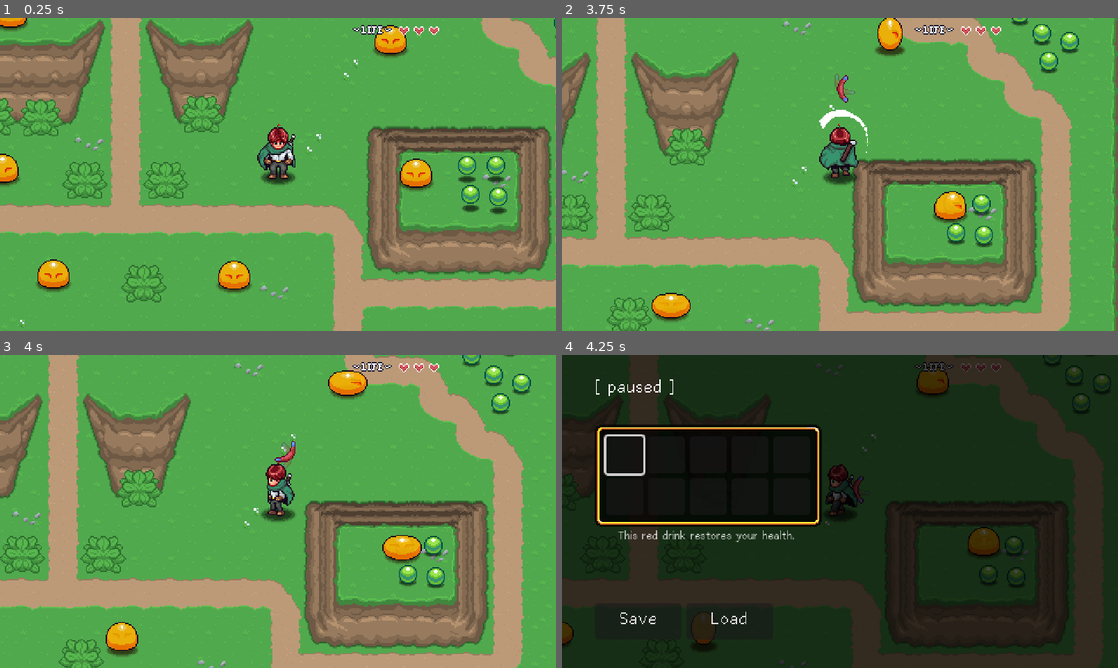
Above: before the commit, frames 1-4 (two rows, left to right).
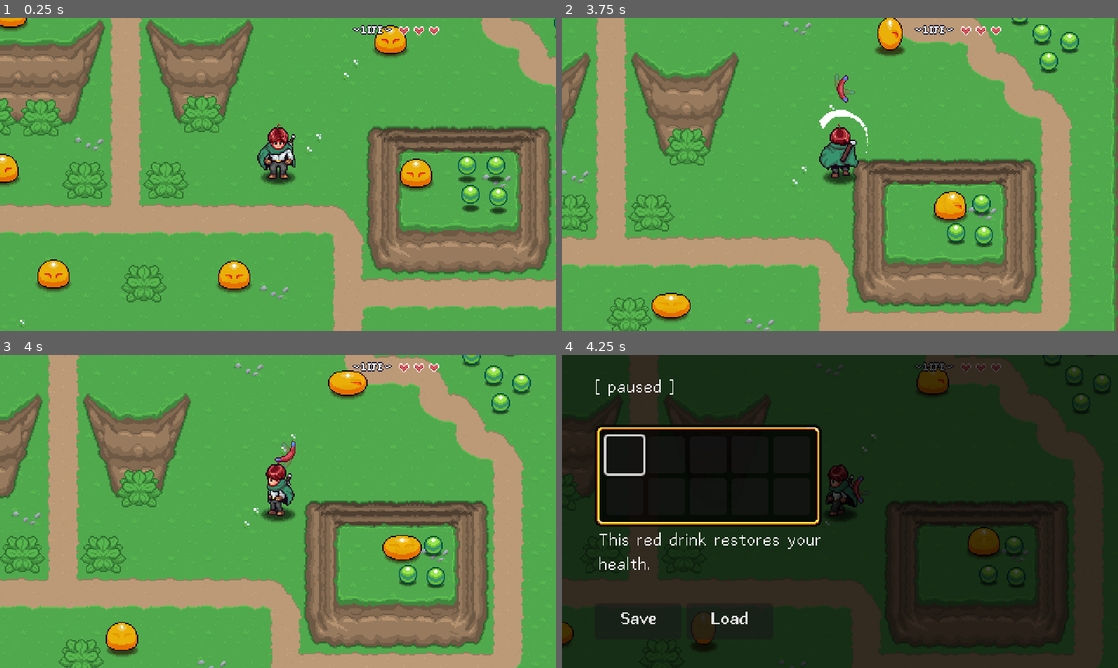
Above: after the commit, the same moments.

Repository: shawndeprey/aarpg
Game: Godot game, scene res://playground.tscn
The game is run twice, just before and just after one commit, with the same random seed, the same clock (stepped at 60 frames per second) and the same inputs. Sound files missing from this copy of the repository are replaced by a short silence.
Inputs:
- Up to frame 1 (0.25 s): no input
- Up to frame 2 (3.75 s): tap Enter (ui_accept) at 0.5, 0.77, 1.52, 3.02 s; hold Right (right) 0.53-1.28 s; hold C (ability) 0.53-1.28 s; hold Down (down) 1.28-2.03 s; tap Z (attack) at 1.35 s; hold Right (right) 2.03-2.78 s; hold X (interact) 2.03-2.78 s; hold Up (up) 2.78-3.53 s; tap C (ability) at 2.85 s; hold Left (left) from 3.53 s (still down); hold Z (attack) from 3.53 s (still down)
- Up to frame 3 (4 s): keep holding Left (left); keep holding Z (attack); tap Enter (ui_accept) at 3.77 s
- Up to frame 4 (4.25 s): keep holding Left (left); keep holding Z (attack); tap Escape (pause) at 4.15 s

Frames 1-3 are identical in both runs. In frame 4, 0.8% of the frame differs, in the area x 6-47%, y 56-86%.

Commit message:
Fix a few bugs

Diff:
--- a/GUI/pause_menu/inventory/scripts/inventory_ui.gd
+++ b/GUI/pause_menu/inventory/scripts/inventory_ui.gd
@@ -17,6 +17,7 @@
 		c.queue_free()
 
 func update_inventory(i: int = 0) -> void:
+	clear_inventory()
 	for s in data.slots:
 		var new_slot = INVENTORY_SLOT.instantiate()
 		add_child(new_slot)
@@ -30,7 +31,6 @@
 	clear_inventory()
 	update_inventory(i)
 
-
 func item_focused() -> void:
 	for i in get_child_count():
 		if get_child(i).has_focus():
--- a/GUI/pause_menu/pause_menu.tscn
+++ b/GUI/pause_menu/pause_menu.tscn
@@ -1,10 +1,11 @@
-[gd_scene load_steps=8 format=3 uid="uid://bpe4kqt0x2wam"]
+[gd_scene load_steps=9 format=3 uid="uid://bpe4kqt0x2wam"]
 
 [ext_resource type="Script" path="res://GUI/pause_menu/pause_menu.gd" id="1_m3t13"]
 [ext_resource type="Texture2D" uid="uid://sxya84p07rmh" path="res://Items/Sprites/items.png" id="2_6d2vv"]
 [ext_resource type="PackedScene" uid="uid://crdu7kagr00" path="res://GUI/pause_menu/inventory/inventory_slot.tscn" id="3_2qcj2"]
 [ext_resource type="Script" path="res://GUI/pause_menu/inventory/scripts/inventory_ui.gd" id="3_l4f3o"]
 [ext_resource type="Resource" uid="uid://crgd6ve5nyado" path="res://GUI/pause_menu/inventory/player_inventory.tres" id="4_3mgdn"]
+[ext_resource type="FontFile" uid="uid://qaf70rctq75y" path="res://GUI/fonts/Abaddon Bold.ttf" id="6_wwfe1"]
 
 [sub_resource type="AtlasTexture" id="AtlasTexture_gw13a"]
 atlas = ExtResource("2_6d2vv")
@@ -60,14 +61,13 @@
 anchors_preset = 5
 anchor_left = 0.5
 anchor_right = 0.5
-offset_left = -211.0
-offset_top = 151.0
-offset_right = -19.0
-offset_bottom = 174.0
+offset_left = -209.0
+offset_top = 152.0
+offset_right = 20.0
+offset_bottom = 209.0
 grow_horizontal = 2
-theme_override_font_sizes/font_size = 10
+theme_override_font_sizes/font_size = 16
 text = "This red drink restores your health."
-horizontal_alignment = 1
 autowrap_mode = 2
 
 [node name="PanelContainer" type="PanelContainer" parent="Control"]
@@ -118,11 +118,13 @@
 [node name="Button_Save" type="Button" parent="Control/HBoxContainer"]
 custom_minimum_size = Vector2(75, 0)
 layout_mode = 2
+theme_override_fonts/font = ExtResource("6_wwfe1")
 text = "Save"
 
 [node name="Button_Load" type="Button" parent="Control/HBoxContainer"]
 custom_minimum_size = Vector2(75, 0)
 layout_mode = 2
+theme_override_fonts/font = ExtResource("6_wwfe1")
 text = "Load"
 
 [node name="AudioStreamPlayer" type="AudioStreamPlayer" parent="."]
--- a/Levels/Scripts/level_transition.gd
+++ b/Levels/Scripts/level_transition.gd
@@ -25,16 +25,23 @@
 
 func _ready() -> void:
 	_update_area()
-	if Engine.is_editor_hint(): return
+	if Engine.is_editor_hint():return
 	monitoring = false
 	_place_player()
 	await LevelManager.level_loaded
+
+	# Some extra physics frame awaits will avoid issues related to frame rate
+	# & physics process frame rate not syncing up... we had a bug where no matter
+	# what we did the collision would still sometimes happen at the players
+	# OLD position after loading on PC's running the game at 120 or 144fps
+	await get_tree().physics_frame
+	await get_tree().physics_frame
+
 	monitoring = true
-	body_entered.connect(_player_entered)
+	body_entered.connect( _player_entered )
 
 func _player_entered(_p: Node2D) -> void:
 	LevelManager.load_new_level(level, target_transition_area, get_offset())
-	pass
 
 func _place_player() -> void:
 	if name != LevelManager.target_transition: return
--- a/Levels/dungeon_01/d_02.tscn
+++ b/Levels/dungeon_01/d_02.tscn
@@ -6,6 +6,8 @@
 [ext_resource type="PackedScene" uid="uid://d2ipprfu64xk0" path="res://Levels/player_spawn.tscn" id="3_3qb5u"]
 [ext_resource type="PackedScene" uid="uid://boo2hdty4mmwe" path="res://Levels/level_transition.tscn" id="4_jq0te"]
 [ext_resource type="PackedScene" uid="uid://l42n88oh8mqb" path="res://interactables/dungeon/locked_door.tscn" id="5_6rkqb"]
+[ext_resource type="PackedScene" uid="uid://c21ofh4i8gmqf" path="res://Items/item_pickup/item_pickup.tscn" id="7_6sl5r"]
+[ext_resource type="Resource" uid="uid://crgsaqeofb0pp" path="res://Items/key_dungeon.tres" id="8_5vfwd"]
 
 [node name="d_02" type="Node2D"]
 script = ExtResource("1_auo1j")
@@ -35,5 +37,8 @@
 [node name="LevelTransition3" parent="." instance=ExtResource("4_jq0te")]
 position = Vector2(256, 16)
 level = "res://Levels/dungeon_01/d_04.tscn"
-center_player = true
 side = 2
+
+[node name="ItemPickup" parent="." instance=ExtResource("7_6sl5r")]
+position = Vector2(139, 59)
+item_data = ExtResource("8_5vfwd")
Not shown: 1 places in Levels/dungeon_01/d_02.tscn that only renumber resources
Not shown, changed: README.md
